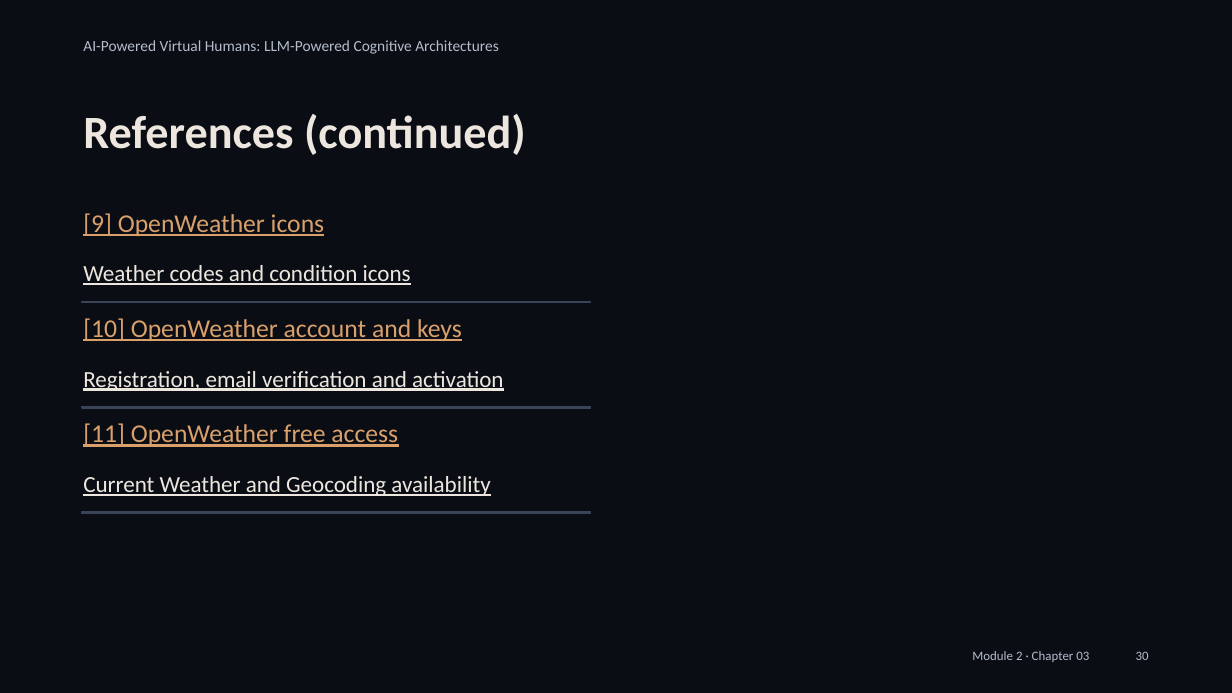
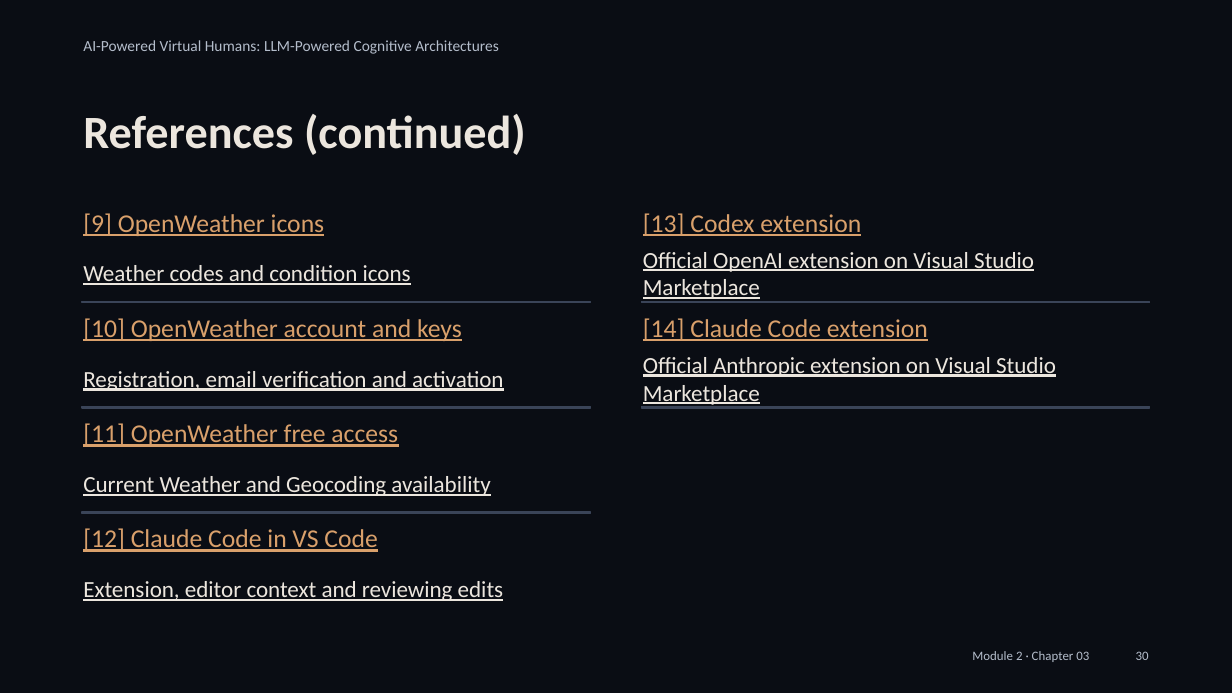
Before and after one commit to alessandropec/virtual-humans-cognitive-architectures, a slide deck: slide 30 of virtual_human_course/Module_2/Chapter_03/Slides/Module_2_Chapter_03_Integration_with_the_Virtual_Human.pptx. Drawn at 1232x693 pixels with LibreOffice and Linux fonts; fonts in the diff are those of the drawing. Boxes give left, top, right and bottom in pixels: in the first picture for what was removed or moved away, otherwise in the second. Text is boxed around its words. In the diff, an @@ line names an element or a change of style, - is before the commit and + after.

Commit message:
Present coding agents with logos and install Codex through VS Code

```diff
--- a/virtual_human_course/Module_2/Chapter_03/Slides/Module_2_Chapter_03_Integration_with_the_Virtual_Human.pptx
+++ b/virtual_human_course/Module_2/Chapter_03/Slides/Module_2_Chapter_03_Integration_with_the_Virtual_Human.pptx
@@ text added at (643, 213, 861, 236), 15 pt, text #D9A06B, underline @@
+[13] Codex extension
@@ text added at (643, 252, 1034, 302), 13.5 pt, text #ECE6DE, underline @@
+Official OpenAI extension on Visual Studio Marketplace
@@ rectangle added at (642, 302, 1149, 303), fill #3A4458, outline #3A4458 0.75 pt @@
@@ text added at (643, 318, 928, 341), 15 pt, text #D9A06B, underline @@
+[14] Claude Code extension
@@ text added at (643, 357, 1056, 407), 13.5 pt, text #ECE6DE, underline @@
+Official Anthropic extension on Visual Studio Marketplace
@@ rectangle added at (642, 407, 1149, 408), fill #3A4458, outline #3A4458 0.75 pt @@
@@ text added at (83, 528, 377, 552), 15 pt, text #D9A06B, underline @@
+[12] Claude Code in VS Code
@@ text added at (83, 581, 504, 601), 13.5 pt, text #ECE6DE, underline @@
+Extension, editor context and reviewing edits
```
Also in this commit, not shown: 3 other slides changed, 2 other files.
